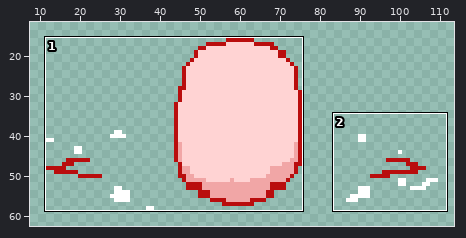
Edited in one commit: sprite sheet (attack/attack7.png). Above, an overview of the earlier version with the close-up marked.
Close-up. As it was:
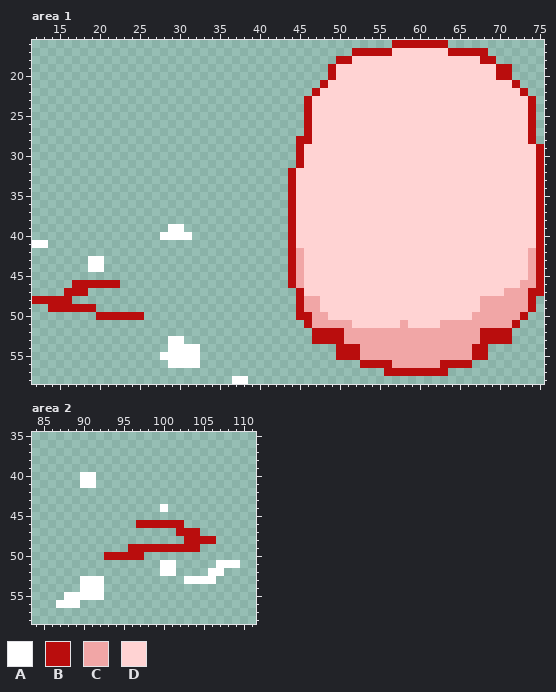
The file is 120x120 pixels. Shown: area 1: x 12..75, y 16..58; area 2: x 84..111, y 35..58. The wide view leaves out empty margins.
Palette (. is transparent): A #ffffff  B #b90d0d  C #f1a6a6  D #ffd3d3
And afterwards:
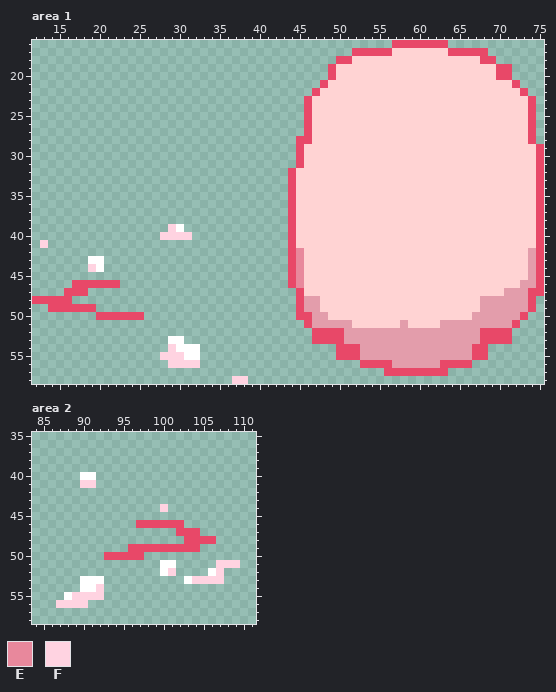
Colours new in this view: E #e8889c  F #ffd3e1
What changed:
colour B: #b90d0d -> #e84868
colour C: #f1a6a6 -> #e39dab
Changed rows in their new state; - is a pixel that keeps its letter.
Area 1:
first column x 12:
39 -----------------F----------------
40 ----------------FFFF--------------
41 .F--------------------------------
42 ---------------------------------E
43 ---------------------------------E
44 -------F-------------------------E
45 ---------------------------------E
46 ---------------------------------E
first column x 28:
54 -F---------
55 FFF--------
56 -FFFF------
58 ---------FF
Area 2:
first column x 90:
41 FF---------
44 ----------F
first column x 87:
51 --------------------FFF
52 --------------F-----F--
53 -----------------FFFF--
54 -----F-----------------
55 --FFFF-----------------
56 FFFF-------------------
